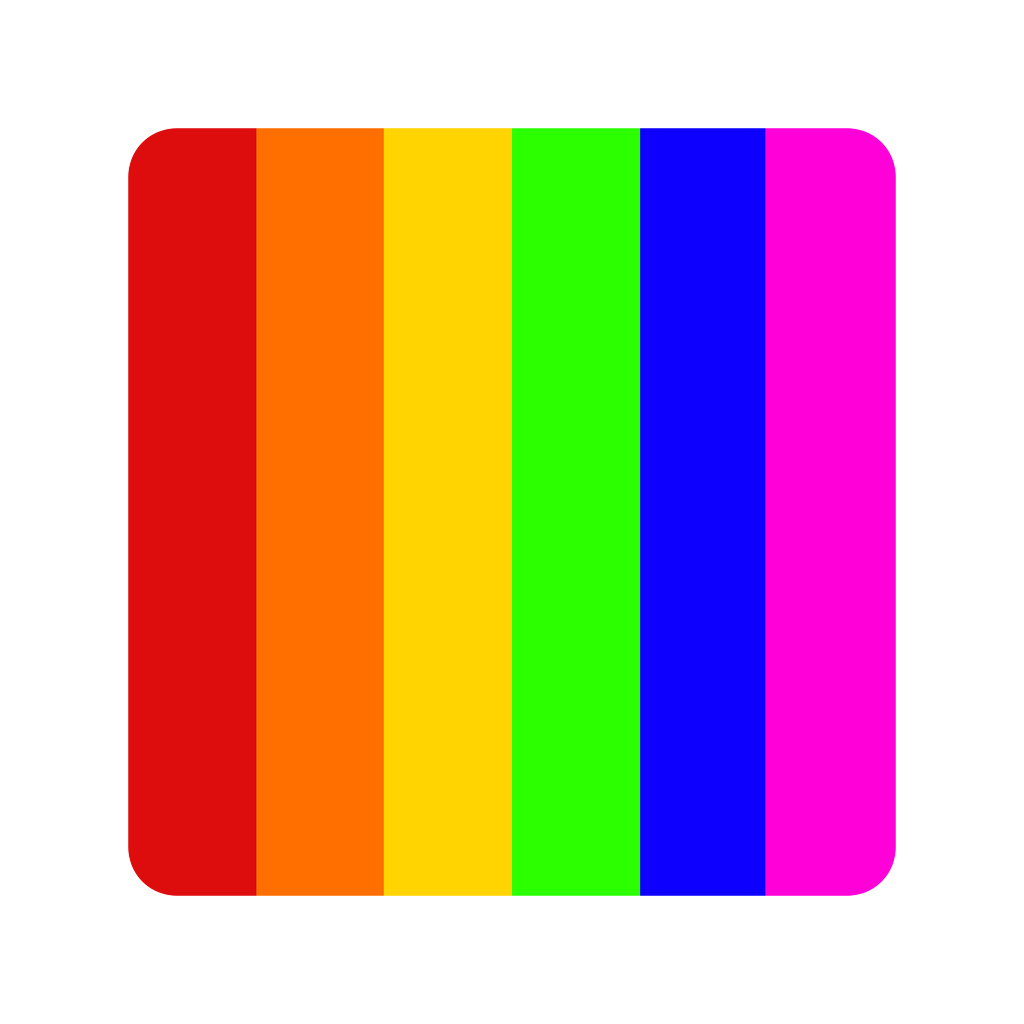
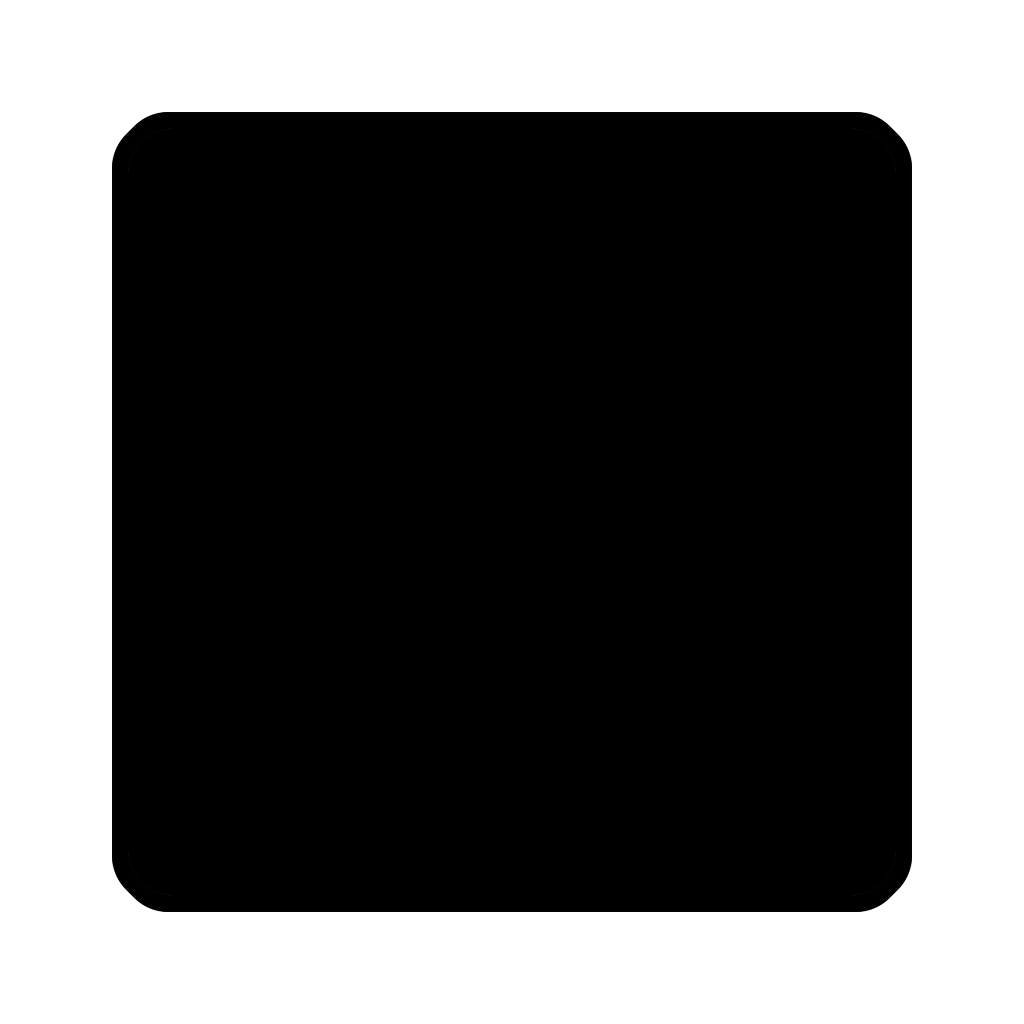
Comparing the layer stacks of the two 1024×1024 images. Changes:
showed "Mask - Thick Border" over [112, 112, 912, 912]
